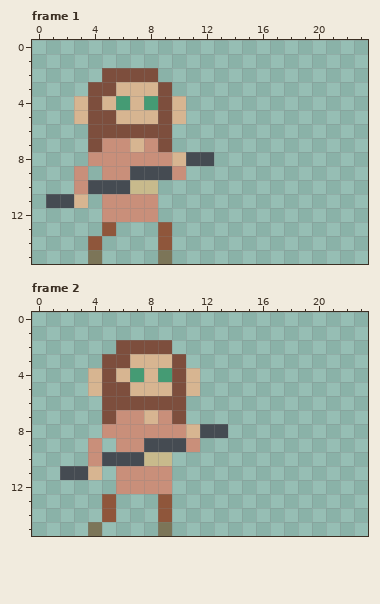
File history of a animated GIF sprite, rughai/sprites/rughai/male/iryo/iryo_atk_0.gif. Above: the version before the commit.
The file is 24x16 pixels, 5 frames. Shown: frame 1, frame 2. The old version is drawn lined up with the new one. The commit also changed other frames, which this record leaves out.
New version:
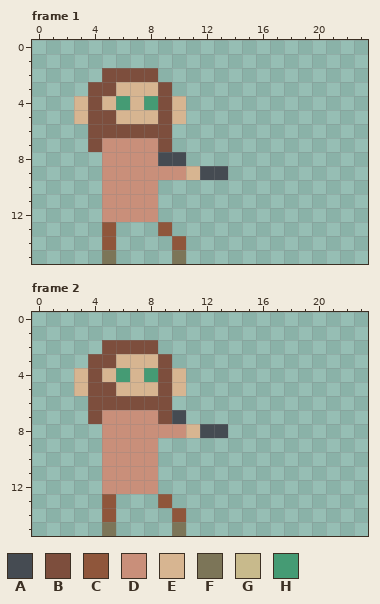
Palette (. is transparent): A #454b52  B #7d4e3d  C #8f563b  D #c98f7a  E #d7b591  F #7c7558  G #c8ba8c  H #459b74
The author wrote: Deleted simple Iryo attack
What changed:
whole drawing moved by -1,+0 (the old picture is shown already moved)
Frame 1:
y 7: x 7 E -> D
y 8: x 4 D -> .; x 9..12 DEAA -> AA..
y 9: x 3 D -> .; x 7..9 AAA -> DDD; x 11..13 ... -> EAA
y 10: x 3..8 DAAAGG -> ..DDDD
y 11: x 1..3 AAE -> ...
y 14: x 4..5 C. -> .C; x 9..10 C. -> .C
y 15: x 4..5 F. -> .F; x 9..10 F. -> .F
Frame 2:
y 2: x 5 . -> B; x 9 B -> .
y 3: x 4 . -> B; x 6 B -> E; x 9..10 EB -> B.
y 4: x 3..11 .EBEHEHBE -> EBEHEHBE.
y 5: x 3..4 .E -> EB; x 6 B -> E; x 9..11 EBE -> BE.
y 6: x 4 . -> B; x 10 B -> .
y 7: x 4..5 .B -> BD; x 8..10 EDB -> DBA
y 9: x 4..5 D. -> .D; x 8..11 AAAD -> D...
y 10: x 4..9 DAAAGG -> .DDDD.
y 11: x 2..5 AAE. -> ...D; x 9 D -> .
y 12: x 5 . -> D; x 9 D -> .
y 14: x 9..10 C. -> .C
y 15: x 4..5 F. -> .F; x 9..10 F. -> .F
Where, in picture pixels (left, top, right, bottom), the same in both pictures:
changed: (46, 138, 228, 264)
changed: (60, 340, 200, 536)
